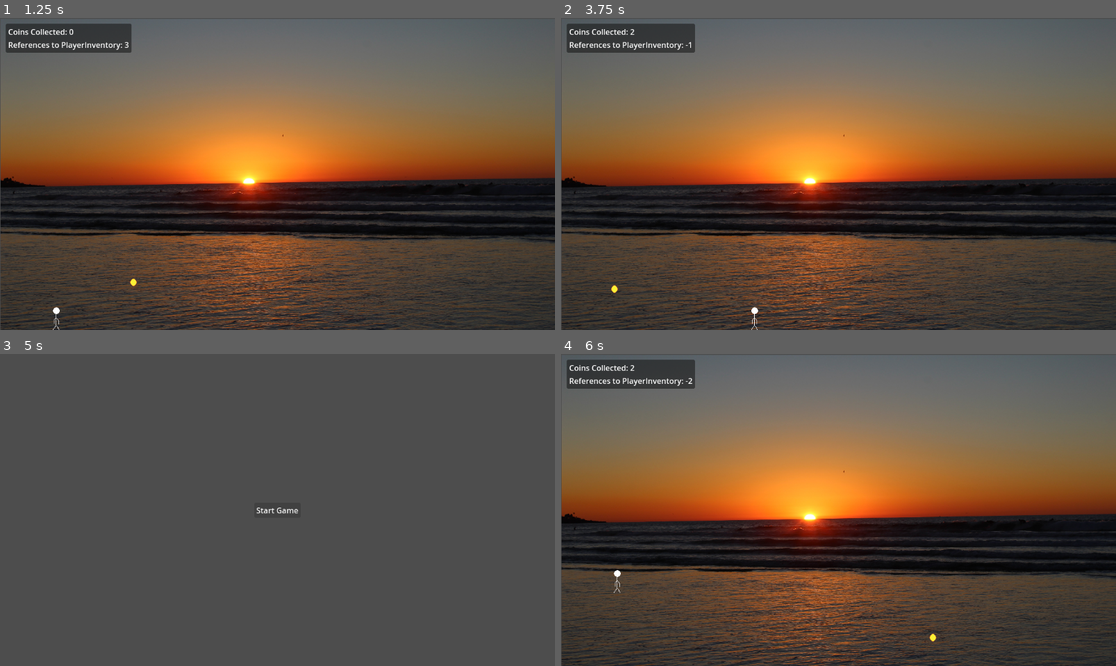
Above: before the commit, frames 1-4 (two rows, left to right).
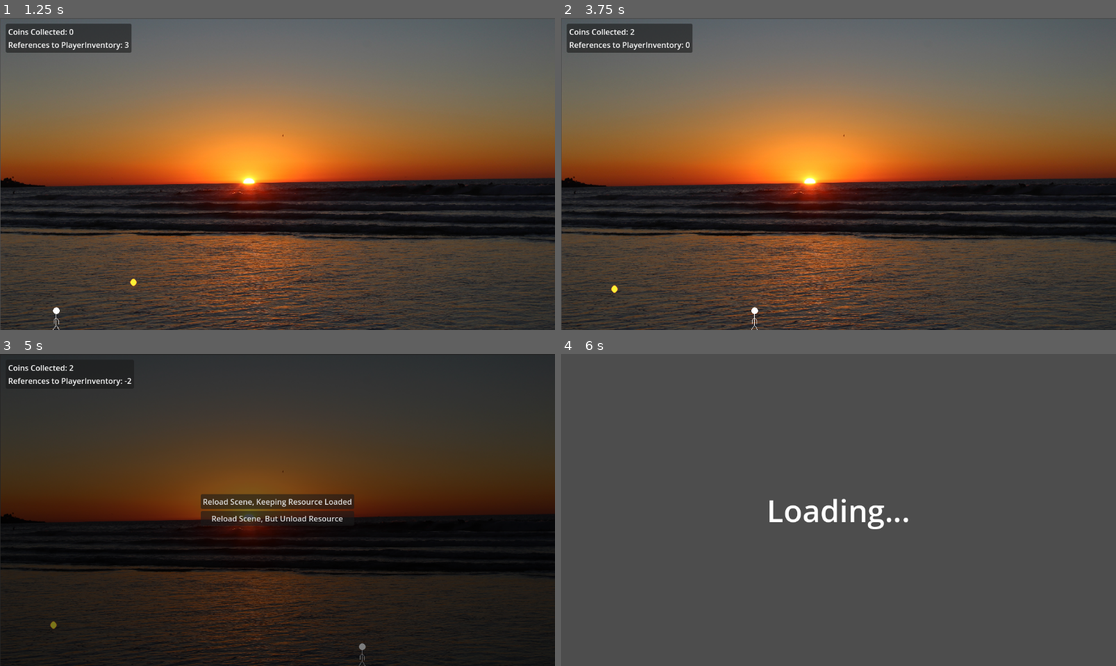
Above: after the commit, the same moments.

Repository: snoeyz/GodotCustomResourceDemo
Game: Godot game, scene res://scenes/start_game_menu.tscn
Two runs of this game, one before a commit and one after it. Both use one fixed random seed, a clock stepped at 60 frames per second and the inputs below.
Inputs (mouse positions are in pixels of both pictures, inside the frame that each line leads up to):
- Up to frame 1 (1.25 s): click "Start Game" at 0.5 s
- Up to frame 2 (3.75 s): tap Enter at 1.25, 3.5 s; hold Right (ui_right) 1.28-2.78 s; tap Delete (ui_text_delete) at 1.35, 2.3, 2.85 s; tap Space (ui_select) at 1.52, 2.27, 2.75 s; tap Tab (ui_text_indent) at 1.55, 2.1, 3.05, 3.6 s; hold Left (ui_left) 2.78-3.53 s; hold Right (ui_right) from 3.53 s (still down)
- Up to frame 3 (5 s): keep holding Right (ui_right); tap Space (ui_select) at 3.77, 4.25, 4.52 s; tap Delete (ui_text_delete) at 3.8, 4.35 s; tap Tab (ui_text_indent) at 4.55 s; tap Escape (ui_cancel) at 4.9 s
- Up to frame 4 (6 s): release Right (ui_right) at 5 s; click (838, 500) at 5 s, where only the run after the commit has a clickable "Reload Scene, Keeping Resourc…"; click (838, 510) at 5.75 s, where only the run before the commit has a clickable "Start Game"

Frame 1 is identical in both runs. In frame 2, less than 0.1% of the frame differs, in the area x 22-25%, y 1-12%; in frame 3, 99%, in the area x 0-100%, y 0-100%; in frame 4, 91%.
Error before the commit: Invalid access to property or key 'changed' on a base object of type 'null instance'. (res://scripts/world.gd:8)

Commit message:
Add pause menu to either unload or keep references

Diff:
--- /dev/null
+++ b/scenes/loading_scene_with_preserve_references.tscn
@@ -0,0 +1,37 @@
+[gd_scene load_steps=3 format=3 uid="uid://ynilqrs8lgy2"]
+
+[ext_resource type="Script" path="res://scripts/loading_scene_with_preserve_references.gd" id="1_ihn73"]
+
+[sub_resource type="LabelSettings" id="LabelSettings_fnv6f"]
+font_size = 64
+
+[node name="LoadingScene" type="Control"]
+layout_mode = 3
+anchors_preset = 15
+anchor_right = 1.0
+anchor_bottom = 1.0
+grow_horizontal = 2
+grow_vertical = 2
+script = ExtResource("1_ihn73")
+
+[node name="Timer" type="Timer" parent="."]
+one_shot = true
+autostart = true
+
+[node name="Label" type="Label" parent="."]
+layout_mode = 1
+anchors_preset = 8
+anchor_left = 0.5
+anchor_top = 0.5
+anchor_right = 0.5
+anchor_bottom = 0.5
+offset_left = -20.0
+offset_top = -11.5
+offset_right = 20.0
+offset_bottom = 11.5
+grow_horizontal = 2
+grow_vertical = 2
+text = "Loading..."
+label_settings = SubResource("LabelSettings_fnv6f")
+
+[connection signal="timeout" from="Timer" to="." method="_on_timer_timeout"]
--- /dev/null
+++ b/scenes/loading_scene_without_preserving_references.tscn
@@ -0,0 +1,37 @@
+[gd_scene load_steps=3 format=3 uid="uid://bjoksb217ofgj"]
+
+[ext_resource type="Script" path="res://scripts/base_loading_scene.gd" id="1_eu8ya"]
+
+[sub_resource type="LabelSettings" id="LabelSettings_fnv6f"]
+font_size = 64
+
+[node name="LoadingScene" type="Control"]
+layout_mode = 3
+anchors_preset = 15
+anchor_right = 1.0
+anchor_bottom = 1.0
+grow_horizontal = 2
+grow_vertical = 2
+script = ExtResource("1_eu8ya")
+
+[node name="Timer" type="Timer" parent="."]
+one_shot = true
+autostart = true
+
+[node name="Label" type="Label" parent="."]
+layout_mode = 1
+anchors_preset = 8
+anchor_left = 0.5
+anchor_top = 0.5
+anchor_right = 0.5
+anchor_bottom = 0.5
+offset_left = -20.0
+offset_top = -11.5
+offset_right = 20.0
+offset_bottom = 11.5
+grow_horizontal = 2
+grow_vertical = 2
+text = "Loading..."
+label_settings = SubResource("LabelSettings_fnv6f")
+
+[connection signal="timeout" from="Timer" to="." method="_on_timer_timeout"]
--- /dev/null
+++ b/scenes/pause_menu.tscn
@@ -0,0 +1,39 @@
+[gd_scene load_steps=2 format=3 uid="uid://dqu4kg5wx4gfv"]
+
+[ext_resource type="Script" path="res://scripts/pause_menu.gd" id="1_st3bl"]
+
+[node name="PauseMenu" type="CanvasLayer"]
+process_mode = 3
+script = ExtResource("1_st3bl")
+
+[node name="ColorRect" type="ColorRect" parent="."]
+anchors_preset = 15
+anchor_right = 1.0
+anchor_bottom = 1.0
+grow_horizontal = 2
+grow_vertical = 2
+color = Color(0, 0, 0, 0.513726)
+
+[node name="VBoxContainer" type="VBoxContainer" parent="."]
+anchors_preset = 8
+anchor_left = 0.5
+anchor_top = 0.5
+anchor_right = 0.5
+anchor_bottom = 0.5
+offset_left = -20.0
+offset_top = -20.0
+offset_right = 20.0
+offset_bottom = 20.0
+grow_horizontal = 2
+grow_vertical = 2
+
+[node name="ReloadWithPreserveButton" type="Button" parent="VBoxContainer"]
+layout_mode = 2
+text = "Reload Scene, Keeping Resource Loaded"
+
+[node name="ReloadWithoutPreserveButton" type="Button" parent="VBoxContainer"]
+layout_mode = 2
+text = "Reload Scene, But Unload Resource"
+
+[connection signal="pressed" from="VBoxContainer/ReloadWithPreserveButton" to="." method="_on_reload_with_preserve_button_pressed"]
+[connection signal="pressed" from="VBoxContainer/ReloadWithoutPreserveButton" to="." method="_on_reload_without_preserve_button_pressed"]
--- /dev/null
+++ b/scripts/base_loading_scene.gd
@@ -0,0 +1,5 @@
+class_name BaseLoadingScene extends Control
+# Loading scene only exists to either unload resources or keep resources loaded
+
+func _on_timer_timeout() -> void:
+	get_tree().change_scene_to_file("res://scenes/world.tscn")
--- a/scripts/hud.gd
+++ b/scripts/hud.gd
@@ -4,6 +4,8 @@
 
 @onready var ref_counted_label: Label = $MarginContainer/PanelContainer/MarginContainer/VBoxContainer/RefCountedLabel
 @onready var coin_label: Label = $MarginContainer/PanelContainer/MarginContainer/VBoxContainer/CoinLabel
+
+const PAUSE_MENU = preload("res://scenes/pause_menu.tscn")
 
 func _ready() -> void:
 	player_inventory = ResourceLoader.load("res://data/player_inventory.tres")
@@ -14,11 +16,11 @@
 	update_reference_count()
 
 func _input(event: InputEvent) -> void:
-	if Input.is_action_just_pressed("ui_text_indent"):
+	if Input.is_action_just_pressed("ui_text_delete"):
 		player_inventory.unreference()
 		update_reference_count()
 	elif Input.is_action_just_pressed("ui_cancel"):
-		get_tree().change_scene_to_file("res://scenes/start_game_menu.tscn")
+		add_child(PAUSE_MENU.instantiate())
 
 func update_coin_count() -> void:
 	coin_label.text = "Coins Collected: %d" % player_inventory.coin_count
--- /dev/null
+++ b/scripts/loading_scene_with_preserve_references.gd
@@ -0,0 +1,3 @@
+extends BaseLoadingScene
+
+var player_inventory: PlayerInventory = ResourceLoader.load("res://data/player_inventory.tres")
--- /dev/null
+++ b/scripts/pause_menu.gd
@@ -0,0 +1,12 @@
+extends CanvasLayer
+
+func _ready() -> void:
+	get_tree().paused = true
+
+func _on_reload_with_preserve_button_pressed() -> void:
+	get_tree().paused = false
+	get_tree().change_scene_to_file("res://scenes/loading_scene_with_preserve_references.tscn")
+
+func _on_reload_without_preserve_button_pressed() -> void:
+	get_tree().paused = false
+	get_tree().change_scene_to_file("res://scenes/loading_scene_without_preserving_references.tscn")
